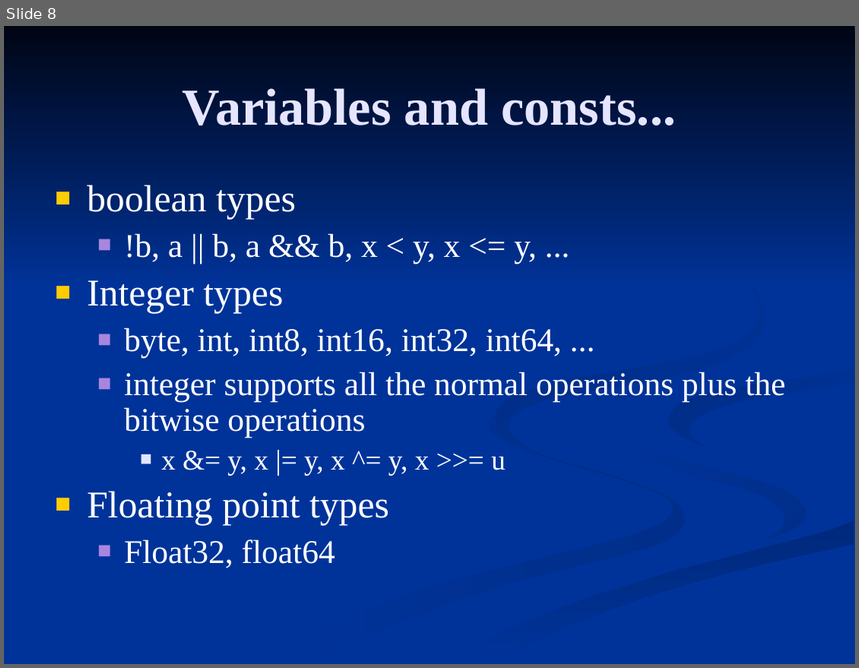
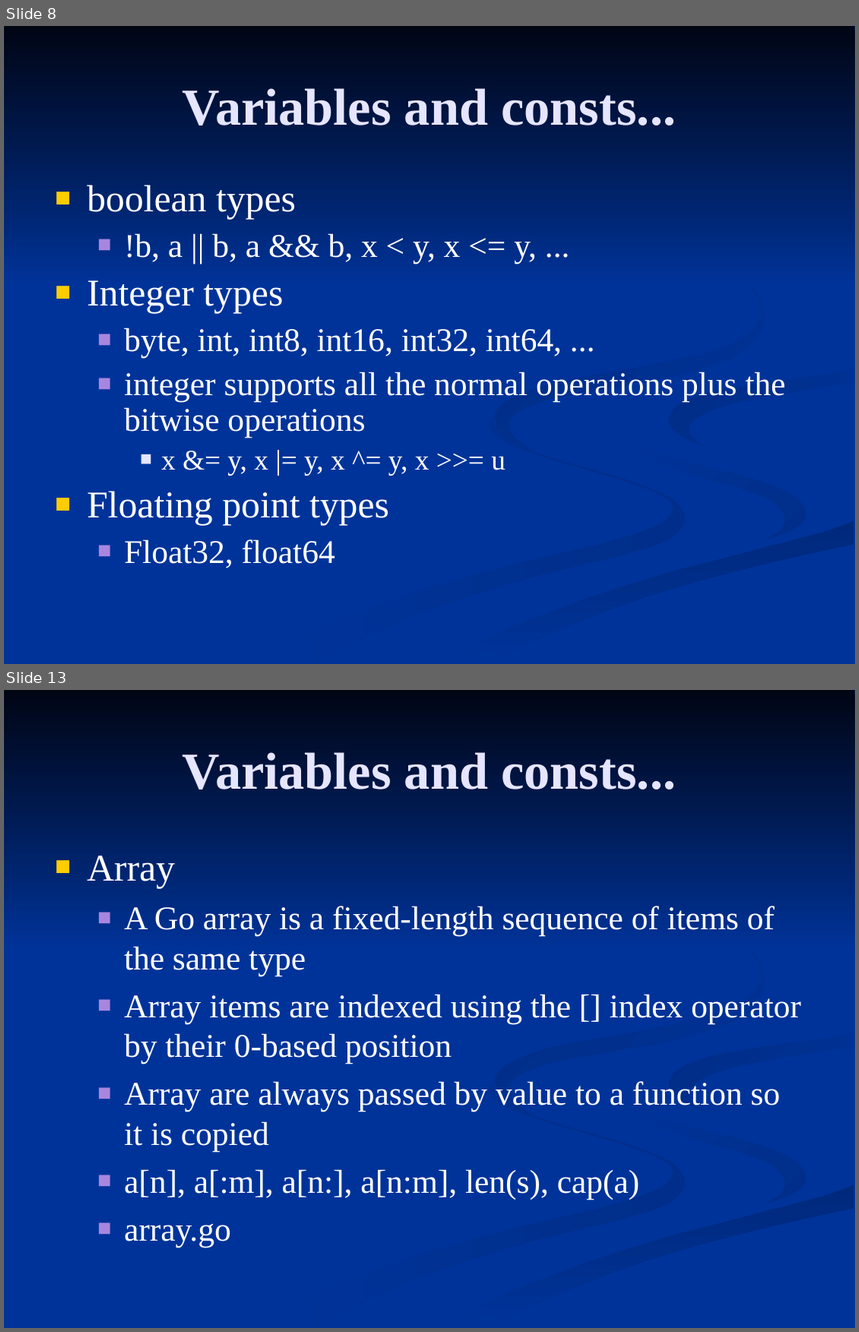
Before and after one commit to FrancoMelandri/GoLang, a slide deck: golang.ppt. Shown one above the other, each under a label of ours: slide 8 before the commit, slides 8 and 13 after it; the slides between them are not shown. The pictures are 859x668 and 859x1332 pixels, drawn with LibreOffice and Linux fonts; fonts in the diff are those of the drawing. Boxes give left, top, right and bottom in pixels: in the first picture for what was removed or moved away, otherwise in the second. Text is boxed around its words. In the diff, an @@ line names an element or a change of style, - is before the commit and + after.

```diff
--- a/golang.ppt
+++ b/golang.ppt
@@ slide 13 added at [4,690,855,1328], background #003399; not listed: 7 template elements that a slide beside it also shows @@
@@ title added at [183,752,676,790], 44 pt, text #E5E5FF, bold @@
+Variables and consts...
@@ text added at [87,856,801,1248], 28 pt, text #FFFFFF @@
+■ Array
+  ■ A Go array is a fixed-length sequence of items of the same type
+  ■ Array items are indexed using the [] index operator by their 0-based position
+  ■ Array are always passed by value to a function so it is copied
+  ■ a[n], a[:m], a[n:], a[n:m], len(s), cap(a)
+  ■ array.go
```
Also in this commit, not shown: 1 slide changed, 12 other slides added, 9 other files.
